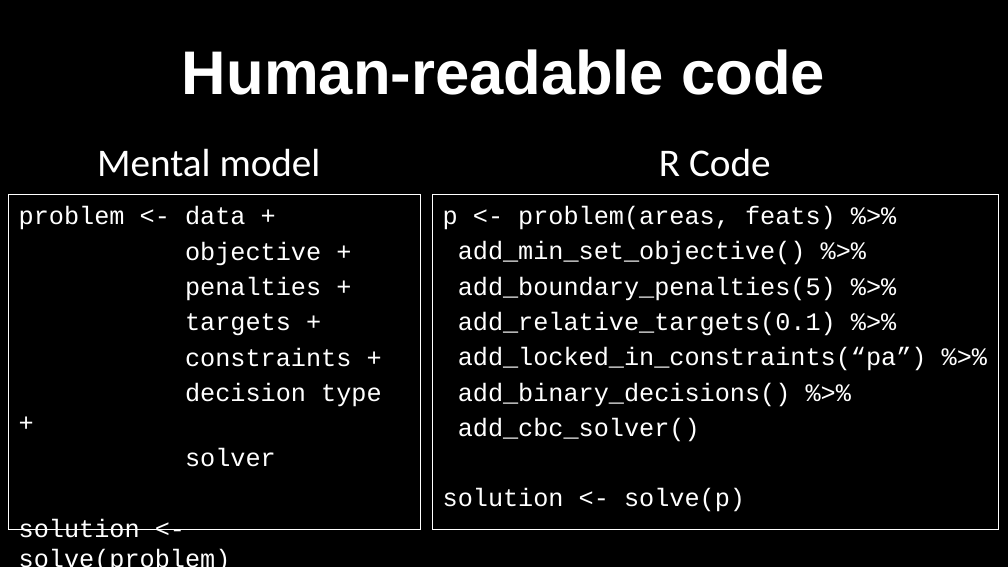
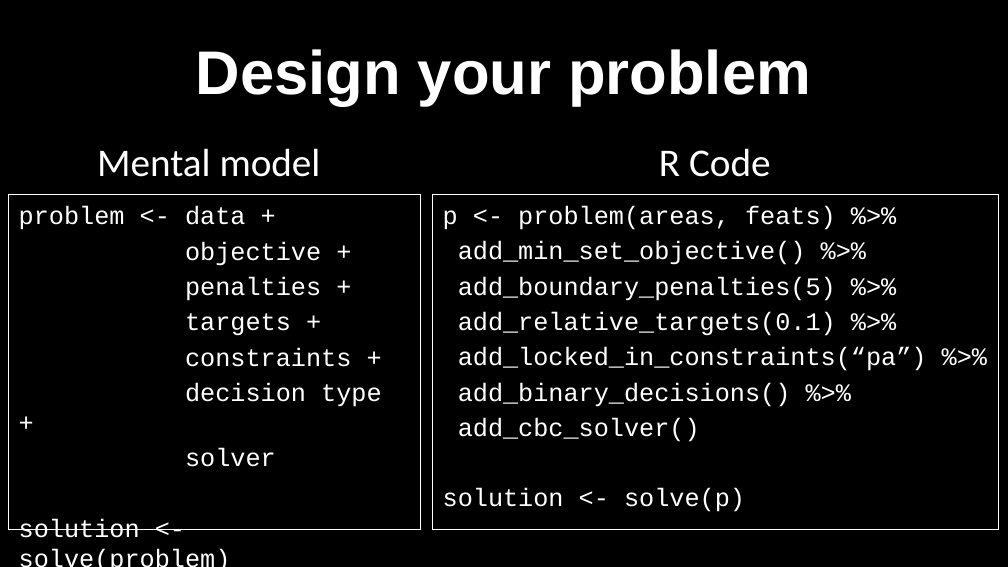
Before and after one commit to prioritizr/teaching, a slide deck: slide 30 of ICCB-workshop-2021-12-05/slides.pptx. Drawn at 1008x567 pixels with LibreOffice and Linux fonts; fonts in the diff are those of the drawing. Boxes give left, top, right and bottom in pixels: in the first picture for what was removed or moved away, otherwise in the second. Text is boxed around its words. In the diff, an @@ line names an element or a change of style, - is before the commit and + after.

```diff
--- a/ICCB-workshop-2021-12-05/slides.pptx
+++ b/ICCB-workshop-2021-12-05/slides.pptx
@@ title at [196, 49, 811, 106]: text changed @@
-Human-readable code
+Design your problem
```
Also in this commit, not shown: 5 other slides changed.
